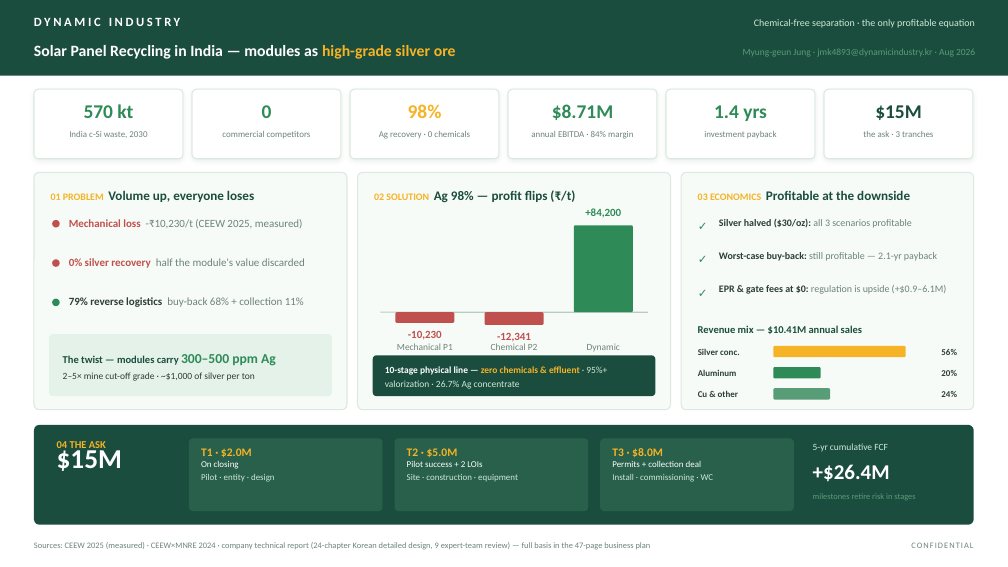
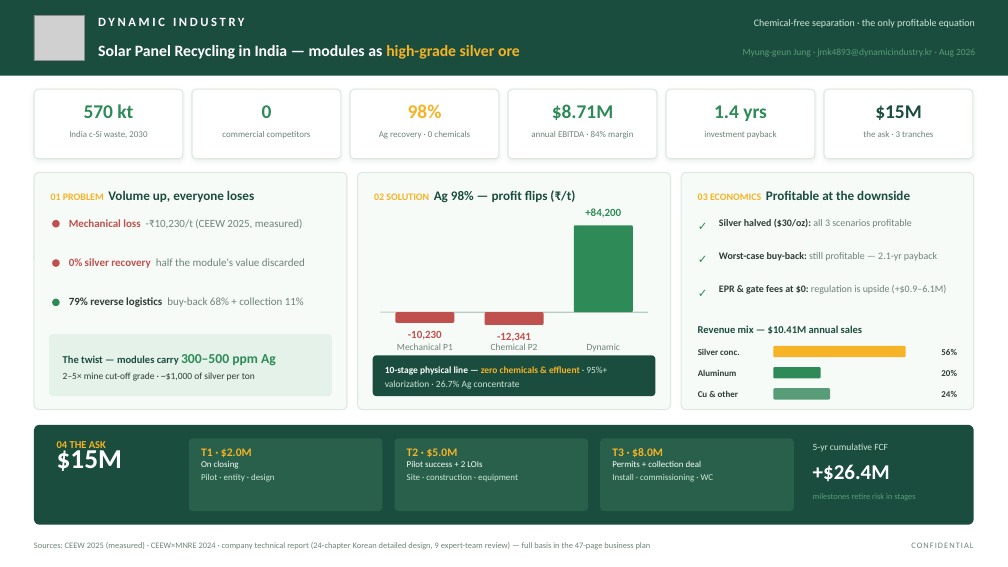
Before and after one commit to jmk4893-sys/Dynamic-industry, a slide deck: slide 1 of Dynamic_Industry_One_Page_Dashboard_EN.pptx. Drawn at 1008x567 pixels with LibreOffice and Linux fonts; fonts in the diff are those of the drawing; grey boxes stand for pictures. Boxes give left, top, right and bottom in pixels: in the first picture for what was removed or moved away, otherwise in the second. Text is boxed around its words. In the diff, an @@ line names an element or a change of style, - is before the commit and + after.

```diff
--- a/Dynamic_Industry_One_Page_Dashboard_EN.pptx
+++ b/Dynamic_Industry_One_Page_Dashboard_EN.pptx
@@ picture added at [34,15,85,60] @@
@@ text "DYNAMIC INDUSTRY": place and size @@
-text "DYNAMIC INDUSTRY" at [34,17,181,26]
+text "DYNAMIC INDUSTRY" at [98,17,245,26]
@@ text "Solar Panel Recycling in India ...": place and size @@
-text "Solar Panel Recycling in India ..." at [34,45,456,59]
+text "Solar Panel Recycling in India ..." at [98,45,520,59]
```
Also in this commit, not shown: 8 other files.
